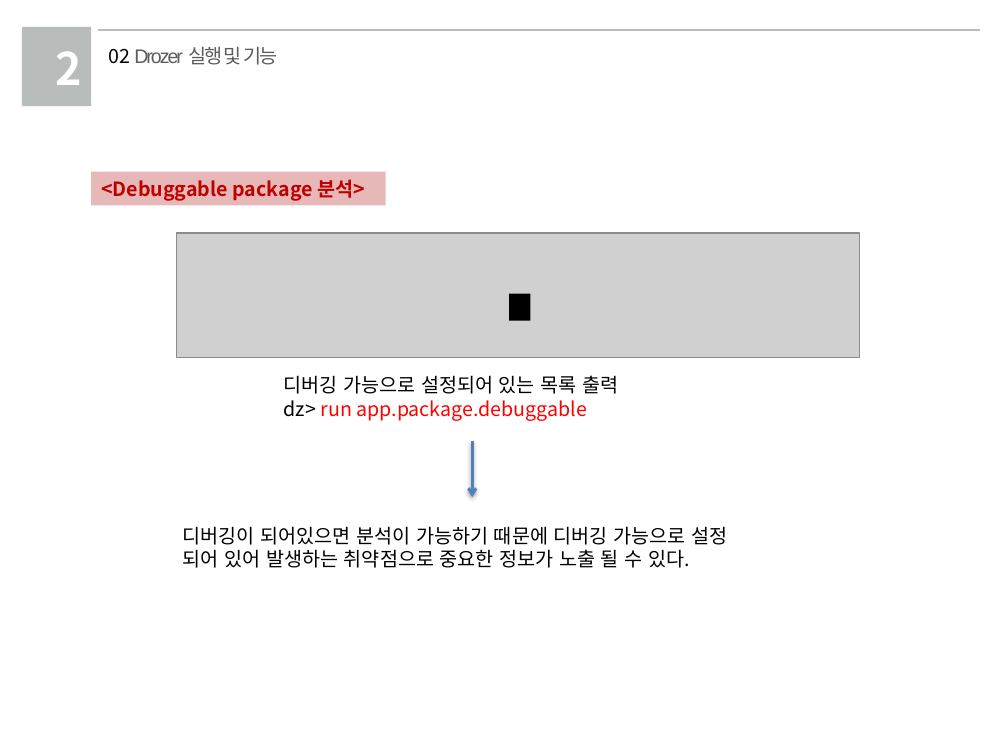
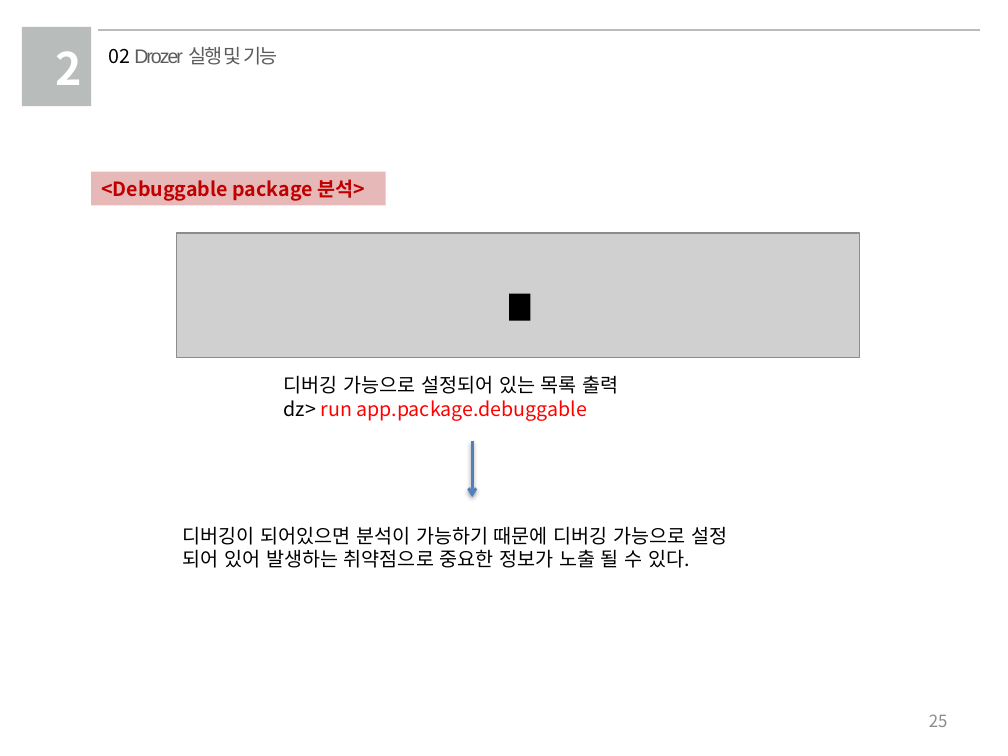
Before and after one commit to swB7/drozer-1, a slide deck: slide 25 of 7조_팀프로젝트_기능분석발표.pptx. Drawn at 1008x756 pixels with LibreOffice and Linux fonts; fonts in the diff are those of the drawing; grey boxes stand for pictures; background and template pictures are left out. Boxes give left, top, right and bottom in pixels: in the first picture for what was removed or moved away, otherwise in the second. Text is boxed around its words. In the diff, an @@ line names an element or a change of style, - is before the commit and + after.

```diff
--- a/7조_팀프로젝트_기능분석발표.pptx
+++ b/7조_팀프로젝트_기능분석발표.pptx
@@ page number added at (x1=929, y1=714, x2=948, y2=727), 12 pt, text #8C8C8C @@
+25
```
Also in this commit, not shown: 30 other slides changed, 1 other file.
